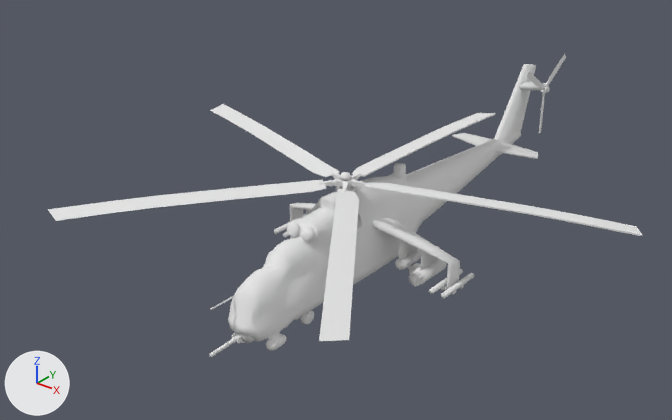
What one commit did to the Blender file Resources/Blender/Vehicles/M24/m24.blend.
Camera for both pictures: a camera (50 mm lens) standing at (59.3, -73.8, 57.6) and looking at (-4.8, 6.4, 7.9). Every picture has the same lights, and +X, +Y and +Z are marked at lower left.

Script lines for the objects in view, before the commit:
```python
me_hull = bpy.data.meshes.new('Hull')
me_hull.from_pydata(...)  # 3863 vertices, 3456 faces; spans x -30.6..31.1, y -24.6..49.9, z 0.0..19.2
me_hull.materials.append(mat_hull)  # its picture is missing
ob_hull = bpy.data.objects.new('Hull', me_hull)
ob_hull.location = (0.0, 0.0, 0.0)
```
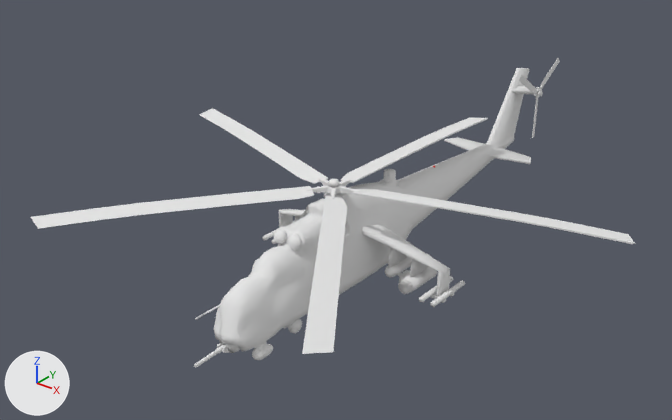
Changed parts and their boxes (x1, y1, x2, y2) in the pictures (672 x 420 px):
'Hull', reshaped, moved (43% narrower): before (48, 53, 643, 357); after (194, 68, 535, 367)
'Blades', added: after (31, 108, 635, 354)
'Rudder', added: after (519, 58, 560, 138)
'Engine', added: after (323, 192, 346, 198)
part 1 of me_hull, deleted: before (48, 53, 643, 341)
part 2 of me_hull, built on: before (311, 204, 362, 230); after (300, 211, 351, 237)

The change, as a list of edits to the scene's bpy script:
```text
Change me_hull:
    used by ob_hull; location = (0.0, 0.0, 0.0)
    remove me_hull.from_pydata(...)  # 3863 vertices, 3456 faces; spans x -30.6..31.1, y -24.6..49.9, z 0.0..19.2
    add me_hull.from_pydata(...)  # 3108 vertices, 2743 faces; spans x -12.9..12.9, y -20.1..46.8, z 0.0..18.4
    me_hull part 1: 27 loose pieces with 834 vertices, spanning x -30.6..31.1, y -24.6..49.9, z 8.5..19.2, are deleted
    me_hull part 2
    5 vertices are removed from x -2.4..3.2, y 0.0..1.0, z 10.2..12.1
    10 faces are deleted
    11 vertices in x -2.5..-1.4, y -0.5..1.5, z 9.9..11.9 move by (0.2, 0.0, 0.0)
    9 vertices in x 1.3..2.4, y -0.4..1.4, z 9.9..12.0 move by (-0.2, 0.0, 0.0)
    4 vertices move from x -1.4..1.8, y -0.5..1.5, z 10.9..12.0 to x -1.1..1.6, y -0.5..1.5, z 10.9..12.0
    33 vertices are added at x -3.3..3.3, y -0.3..1.3, z 10.2..12.1
    14 new vertices lie (1.3, 0.0, 0.0) away from vertices in x -3.3..2.0, y -0.3..1.2, z 10.2..12.0
    6 new vertices lie (1.2, 0.0, 0.0) away from vertices in x -3.3..1.8, y -0.2..1.2, z 10.2..12.0
    58 new faces join them
Add me_blades:
    me_blades.from_pydata(...)  # 416 vertices, 372 faces; spans x -30.5..31.2, y -26.8..32.4, z -1.6..1.0
    me_blades.materials.append(mat_hull)  # its picture is missing
Add me_engine:
    me_engine.from_pydata(...)  # 120 vertices, 105 faces; spans x -1.28..1.25, y 0.94..3.39, z 13.26..14.09
    me_engine.materials.append(mat_hull)  # its picture is missing
Add me_hull_001:
    me_hull_001.from_pydata(...)  # 226 vertices, 228 faces; spans x -0.62..0.49, y -5.92..5.91, z -6.8..3.89
    me_hull_001.materials.append(mat_hull)  # its picture is missing
Change ob_hull:
    ob_hull.location: (0.0, 0.0, 0.0) -> (0.0954, -2.214, 0.0)
Add ob_blades:
    ob_blades = bpy.data.objects.new('Blades', me_blades)
    ob_blades.parent = ob_root
    ob_blades.location = (0.0, 0.0, 14.43)
Add ob_root:
    ob_root = bpy.data.objects.new('Root', None)
    ob_root.location = (0.0, 0.0, 0.0)
Add ob_engine:
    ob_engine = bpy.data.objects.new('Engine', me_engine)
    ob_engine.parent = ob_root
    ob_engine.location = (0.0954, -2.214, 0.0)
Add ob_rudder:
    ob_rudder = bpy.data.objects.new('Rudder', me_hull_001)
    ob_rudder.parent = ob_root
    ob_rudder.location = (3.28, 41.75, 15.29)
```
